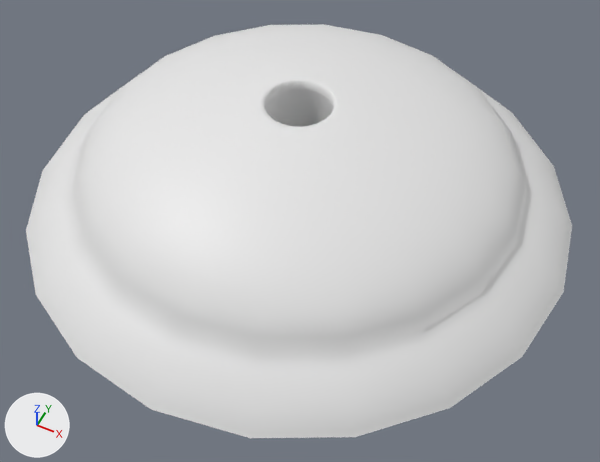
Two versions of the Blender file AnimatedLamp/AnimatedLamp.blend, one commit apart.
Camera for both pictures: a camera (50 mm lens) standing at (1.26, -2.52, 2.9) and looking at (0.12, -0.24, 0.05). The axes (+X, +Y, +Z) are drawn at lower left. The lights are the same throughout. The same objects are shown in both versions, whatever each file hides.

Names of what the first picture shows: 'LampBase'.
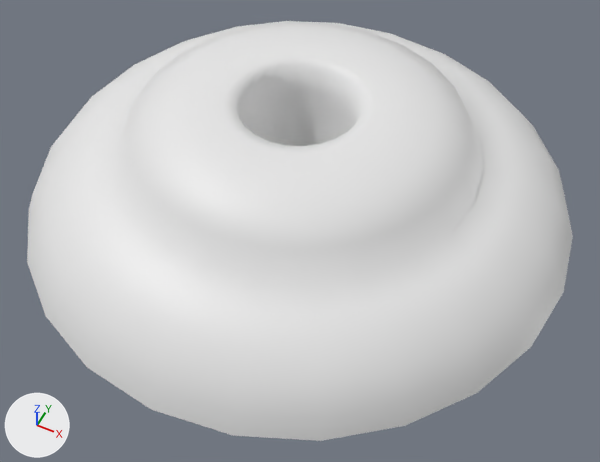
Boxes (x1, y1, x2, y2) around the edits, measured in the pictures (600 x 462 px):
'LampBase', reshaped: before (26, 24, 572, 438); after (27, 21, 573, 441)

What changed in the scene script:
```text
Change cu_beziercurve:
    where _sp = cu_beziercurve.splines.new('BEZIER'); _sp.bezier_points.add(3)
    remove _sp.bezier_points.foreach_set('co', [-7.463, 0.0, 0.0, -5.85, 1.296, 0.0, 0.0, 3.81, 0.0, 0.0, 0.0, 0.0])
    remove _sp.bezier_points.foreach_set('handle_left', [-7.963, -0.5, 0.0, -7.117, 0.622, 0.0, -0.0312, 3.841, 0.0, 0.0, 0.273, 0.0433])
    remove _sp.bezier_points.foreach_set('handle_right', [-7.338, 0.125, 0.0, -5.533, 3.223, 0.0, 0.0, 2.54, 0.0, 1.0, 0.0, 0.0])
    add _sp.bezier_points.foreach_set('co', [-7.463, 0.0, 0.0, -4.407, 2.27, 0.0, -0.793, 3.81, 0.0, 0.0, 0.0, 0.0])
    add _sp.bezier_points.foreach_set('handle_left', [-7.562, -0.568, -0.409, -5.675, 2.353, 0.0, -0.824, 3.841, 0.0, 0.0, 0.273, 0.0433])
    add _sp.bezier_points.foreach_set('handle_right', [-7.269, 1.108, 0.797, -4.09, 4.196, 0.0, -0.528, 2.54, 0.0, 1.0, 0.0, 0.0])
    where _sp = cu_beziercurve.splines.new('BEZIER'); _sp.bezier_points.add(3)
    add _sp.resolution_u = 5
    add cu_beziercurve.resolution_u = 5
```
